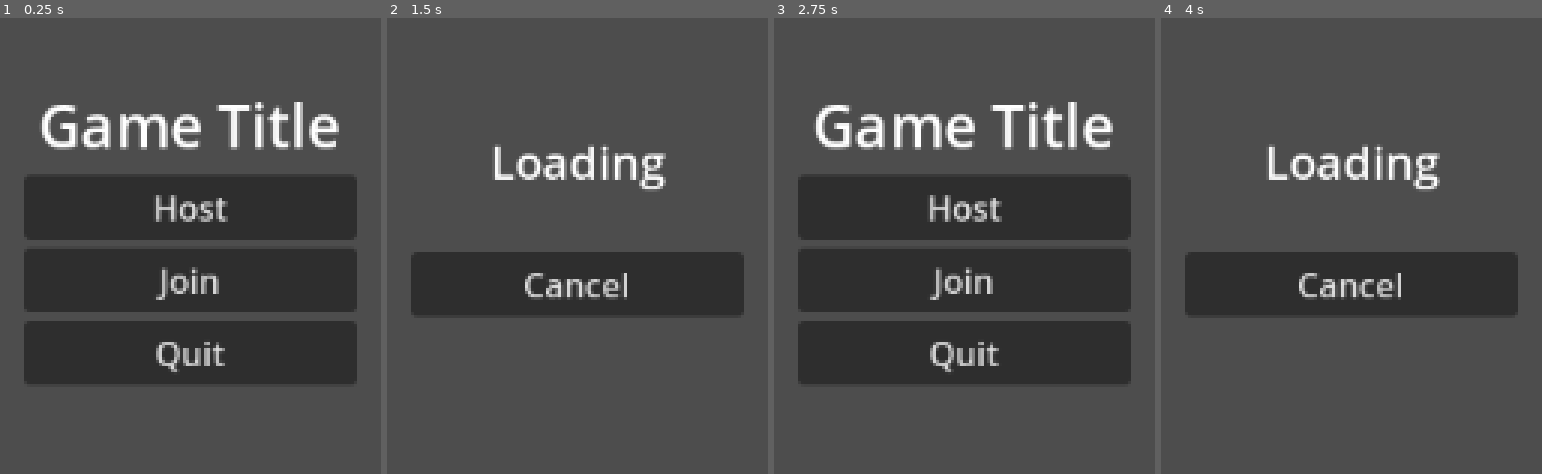
Above: before the commit, frames 1-4 (left to right).
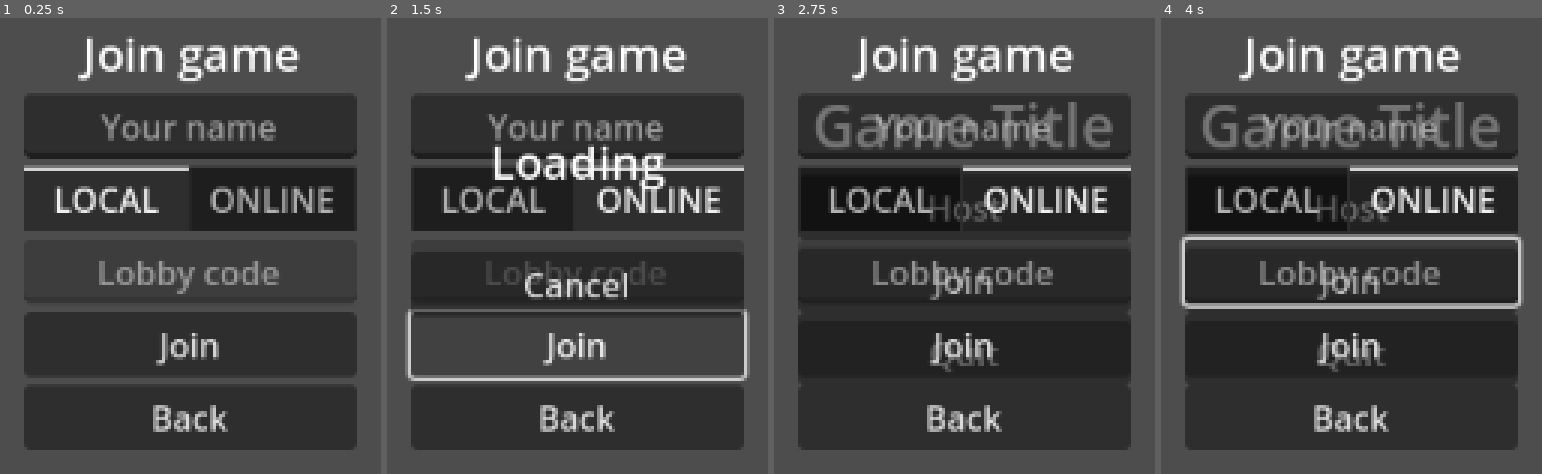
Above: after the commit, the same moments.

Repository: qkas/godot-mp-lobby
Game: Godot game, scene res://levels/main_menu/main_menu.tscn
The game is run twice, just before and just after one commit, with the same random seed, the same clock (stepped at 60 frames per second) and the same inputs.
Inputs (mouse positions are in pixels of both pictures, inside the frame that each line leads up to):
- Up to frame 1 (0.25 s): no input
- Up to frame 2 (1.5 s): click (577, 209) at 0.5 s, where only the run before the commit has a clickable "Host"; click "Host" (after the commit: "Join") at 1.25 s
- Up to frame 3 (2.75 s): click "Cancel" at 2 s
- Up to frame 4 (4 s): click "Join" at 2.75 s; click "Join" at 3.5 s

The runs differ from the first frame. In frame 1, 38% of the frame differs, in the area x 6-94%, y 3-95%; in frame 2, 39%; in frame 3, 37%; in frame 4, 55%, in the area x 4-96%, y 3-95%.

Commit message:
Add error menu

Diff:
--- a/levels/main_menu/main_menu.gd
+++ b/levels/main_menu/main_menu.gd
@@ -1,18 +1,19 @@
 extends Control
 
-enum Menu { START, HOST, JOIN, LOADING, LOBBY }
+enum Menu { START, HOST, JOIN, LOADING, ERROR, LOBBY }
 
 @onready var menus: Dictionary = {
 	Menu.START: $StartMenu,
 	Menu.HOST: $HostMenu,
 	Menu.JOIN: $JoinMenu,
 	Menu.LOADING: $LoadingMenu,
+	Menu.ERROR: $ErrorMenu,
 	Menu.LOBBY: $LobbyMenu
 }
 
 var current_menu: Menu = Menu.START
 
-func show_menu(target_menu: Menu):
+func show_menu(target_menu: Menu) -> void:
 	menus[current_menu].visible = false
 	menus[target_menu].visible = true
 	current_menu = target_menu
--- a/levels/main_menu/main_menu.tscn
+++ b/levels/main_menu/main_menu.tscn
@@ -16,6 +16,7 @@
 script = ExtResource("1_nt5r4")
 
 [node name="StartMenu" type="VBoxContainer" parent="."]
+visible = false
 custom_minimum_size = Vector2(160, 0)
 layout_mode = 1
 anchors_preset = 8
@@ -54,9 +55,9 @@
 anchor_right = 0.5
 anchor_bottom = 0.5
 offset_left = -80.0
-offset_top = -68.0
-offset_right = 80.0
-offset_bottom = 68.0
+offset_top = -85.5
+offset_right = 80.0
+offset_bottom = 85.5
 grow_horizontal = 2
 grow_vertical = 2
 script = ExtResource("2_86fa0")
@@ -71,6 +72,15 @@
 layout_mode = 2
 placeholder_text = "Your name"
 alignment = 1
+max_length = 16
+
+[node name="ConnectionType" type="TabBar" parent="HostMenu"]
+layout_mode = 2
+current_tab = 0
+tab_alignment = 1
+tab_count = 2
+tab_0/title = " LOCAL "
+tab_1/title = "ONLINE"
 
 [node name="StartHostButton" type="Button" parent="HostMenu"]
 layout_mode = 2
@@ -82,18 +92,17 @@
 "
 
 [node name="JoinMenu" type="VBoxContainer" parent="."]
-visible = false
-custom_minimum_size = Vector2(160, 0)
-layout_mode = 1
-anchors_preset = 8
-anchor_left = 0.5
-anchor_top = 0.5
-anchor_right = 0.5
-anchor_bottom = 0.5
-offset_left = -80.0
-offset_top = -85.5
-offset_right = 80.0
-offset_bottom = 85.5
+custom_minimum_size = Vector2(160, 0)
+layout_mode = 1
+anchors_preset = 8
+anchor_left = 0.5
+anchor_top = 0.5
+anchor_right = 0.5
+anchor_bottom = 0.5
+offset_left = -80.0
+offset_top = -103.0
+offset_right = 80.0
+offset_bottom = 103.0
 grow_horizontal = 2
 grow_vertical = 2
 script = ExtResource("3_h370v")
@@ -108,11 +117,25 @@
 layout_mode = 2
 placeholder_text = "Your name"
 alignment = 1
+max_length = 16
+
+[node name="ConnectionType" type="TabBar" parent="JoinMenu"]
+layout_mode = 2
+current_tab = 0
+tab_alignment = 1
+clip_tabs = false
+scrolling_enabled = false
+scroll_to_selected = false
+tab_count = 2
+tab_0/title = " LOCAL "
+tab_1/title = "ONLINE"
 
 [node name="CodeInput" type="LineEdit" parent="JoinMenu"]
 layout_mode = 2
 placeholder_text = "Lobby code"
 alignment = 1
+max_length = 16
+editable = false
 
 [node name="StartJoinButton" type="Button" parent="JoinMenu"]
 layout_mode = 2
@@ -154,6 +177,39 @@
 [node name="CancelButton" type="Button" parent="LoadingMenu"]
 layout_mode = 2
 text = "Cancel"
+
+[node name="ErrorMenu" type="VBoxContainer" parent="."]
+visible = false
+custom_minimum_size = Vector2(160, 0)
+layout_mode = 1
+anchors_preset = 8
+anchor_left = 0.5
+anchor_top = 0.5
+anchor_right = 0.5
+anchor_bottom = 0.5
+offset_left = -80.0
+offset_top = -51.0
+offset_right = 80.0
+offset_bottom = 51.0
+grow_horizontal = 2
+grow_vertical = 2
+
+[node name="Error" type="Label" parent="ErrorMenu"]
+layout_mode = 2
+theme_override_font_sizes/font_size = 22
+text = "Error"
+horizontal_alignment = 1
+
+[node name="ErrorMessage" type="Label" parent="ErrorMenu"]
+custom_minimum_size = Vector2(100, 0)
+layout_mode = 2
+theme_override_font_sizes/font_size = 14
+horizontal_alignment = 1
+autowrap_mode = 2
+
+[node name="BackButton" type="Button" parent="ErrorMenu"]
+layout_mode = 2
+text = "Back"
 
 [node name="LobbyMenu" type="VBoxContainer" parent="."]
 visible = false
@@ -206,7 +262,9 @@
 [connection signal="pressed" from="StartMenu/QuitButton" to="." method="_on_quit_button_pressed"]
 [connection signal="pressed" from="HostMenu/StartHostButton" to="." method="_on_start_loading_button_pressed"]
 [connection signal="pressed" from="HostMenu/BackButton" to="." method="_on_back_button_pressed"]
+[connection signal="tab_changed" from="JoinMenu/ConnectionType" to="JoinMenu" method="_on_connection_type_tab_changed"]
 [connection signal="pressed" from="JoinMenu/StartJoinButton" to="." method="_on_start_loading_button_pressed"]
 [connection signal="pressed" from="JoinMenu/BackButton" to="." method="_on_back_button_pressed"]
 [connection signal="pressed" from="LoadingMenu/CancelButton" to="." method="_on_back_button_pressed"]
+[connection signal="pressed" from="ErrorMenu/BackButton" to="." method="_on_back_button_pressed"]
 [connection signal="pressed" from="LobbyMenu/QuitButton" to="." method="_on_back_button_pressed"]
